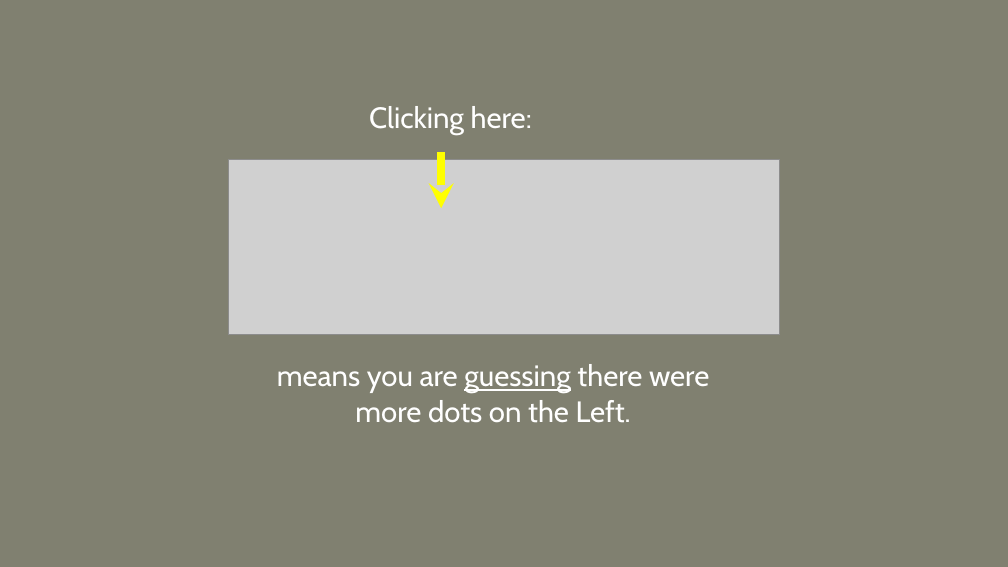
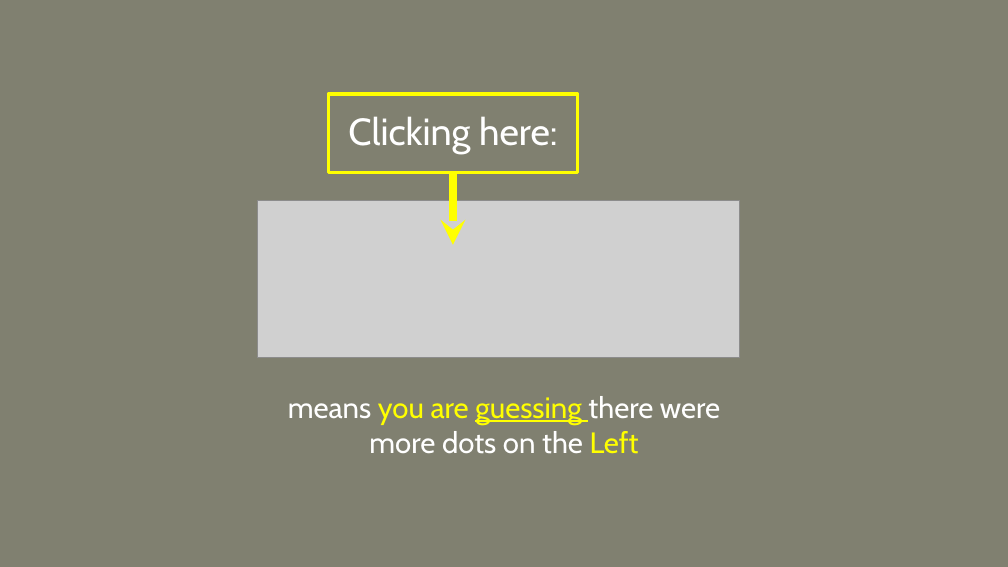
Before and after one commit to Davidson-MJ/js_ArtificialDotsAdvice, a slide deck: slide 4 of instruction-images/pracInstructions.pptx (slide 3 before the commit). Drawn at 1008x567 pixels with LibreOffice and Linux fonts; fonts in the diff are those of the drawing; grey boxes stand for pictures. Boxes give left, top, right and bottom in pixels: in the first picture for what was removed or moved away, otherwise in the second. Text is boxed around its words. In the diff, an @@ line names an element or a change of style, - is before the commit and + after.

```diff
--- a/instruction-images/pracInstructions.pptx
+++ b/instruction-images/pracInstructions.pptx
@@ text "Clicking here:": place and size @@
-text "Clicking here:" at (369, 106, 532, 135)
+text "Clicking here:" at (328, 94, 578, 172)
@@ text "Clicking here:" at (328, 94, 578, 172): size 28 to 36 pt; vertical alignment top to middle; fill none to #808070; outline none to #FFFF00 3 pt @@
@@ arrow moved from (442, 208) - (442, 152) to (453, 245) - (453, 173) @@
@@ picture: place and size @@
-picture at (228, 160, 780, 334)
+picture at (257, 200, 740, 358)
@@ text at (288, 396, 720, 454): text changed @@
-means you are guessing there were more dots on the Left.
+means you are guessing there were more dots on the Left
```
Also in this commit, not shown: 2 other slides changed, 2 slides added, 21 other files.
